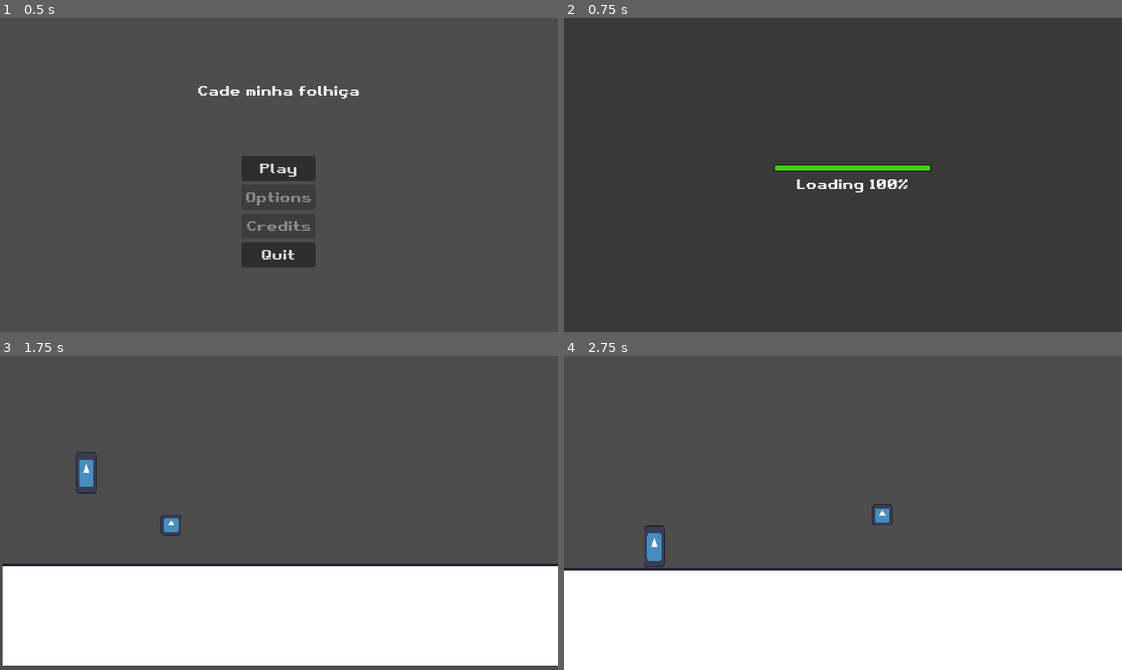
Above: before the commit, frames 1-4 (two rows, left to right).
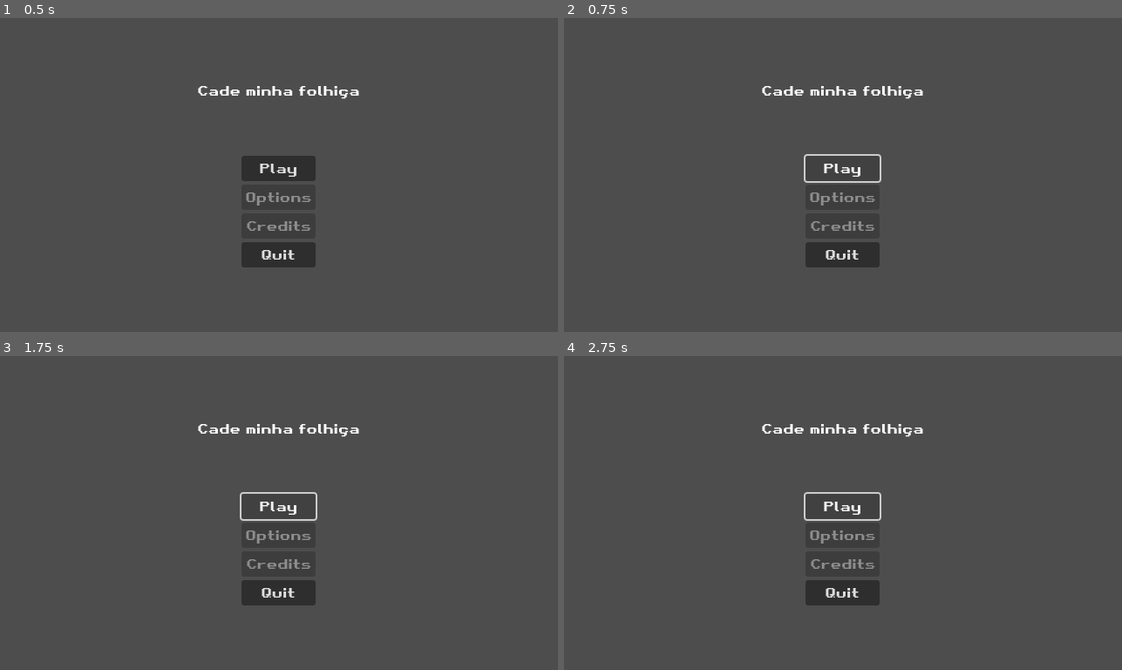
Above: after the commit, the same moments.

Repository: dyriusdev/cade_minha_folhica
Game: Godot game, scene res://src/scenes/gui/start_menu.tscn
Same seed, same stepped clock (60 frames per second), same inputs: the game is played once before the commit and once after it. The engine's default icon, where the game draws it, is replaced by a stand-in: a white triangle on a blue panel in a dark square.
Inputs (mouse positions are in pixels of both pictures, inside the frame that each line leads up to):
- Up to frame 1 (0.5 s): no input
- Up to frame 2 (0.75 s): click "Play" at 0.5 s
- Up to frame 3 (1.75 s): click (279, 506) at 1.25 s, where only the run after the commit has a clickable "Play"
- Up to frame 4 (2.75 s): hold D (walk_right) from 2.03 s (still down); tap Space (act_jump) at 2.27 s

Frame 1 is identical in both runs. In frame 2, 2.1% of the frame differs, in the area x 35-66%, y 21-77%; in frame 3, 34%; in frame 4, 34%, in the area x 0-100%, y 21-100%.
Error after the commit: Parse Error: Could not find type "Effect" in the current scope. (res://src/singletons/Events.gd:13)

Commit message:
Correção de pequenos erros

Diff:
--- a/src/classes/effects/Effect.gd
+++ /dev/null
@@ -1 +0,0 @@
-class_name Effect extends Node2D
--- a/src/classes/entities/Entity.gd
+++ /dev/null
@@ -1,78 +0,0 @@
-"""
-Classe que serve de base para todas as entidades
-"""
-class_name Entity extends CharacterBody2D
-
-@onready var gravity : int = ProjectSettings.get_setting("physics/2d/default_gravity")
-
-
-
-@export_group("Entity")
-@export var controllable : bool = false
-
-@export_subgroup("Physic")
-@export var gravity_influence : bool = true
-@export var acceleration : float = 0.5
-@export var friction : float = 0.25
-@export var knockback_modifier : float = 16
-@export var move_speed : int = 13
-@export var jump_speed : int = 300
-
-
-@export_subgroup("Animation")
-@export_node_path("Sprite2D") var sprite_path : NodePath = ""
-@export_node_path("AnimationPlayer") var anim_path : NodePath = ""
-@export_node_path("AnimationTree") var tree_path : NodePath = ""
-
-
-
-var is_alive : bool = true
-
-var can_move : bool = true
-var is_walking : bool = false
-var is_jumping : bool = false
-
-var last_direction : Vector2 = Vector2.ZERO
-
-func _ready() -> void:
-	pass
-
-func _physics_process(delta : float) -> void:
-	if is_alive:
-		if gravity_influence:
-			velocity.y += gravity * delta
-
-		if controllable or can_move:
-			move()
-	pass
-
-# Metodos base para todas as entidades
-
-func move() -> void:
-	move_and_slide()
-	pass
-
-func died() -> void:
-	is_alive = false
-	pass
-
-func apply_knockback(origin : Vector2) -> void:
-	var dir : Vector2 = origin.direction_to(global_position)
-	var strength : float = knockback_modifier * 2
-	global_position.x += dir.x * strength
-	pass
-
-func create_effect(packed : PackedScene, origin : Vector2 = global_position) -> Node2D:
-	if is_instance_valid(packed):
-		var effect = packed.instantiate()
-		Events.add_effect.emit(effect, origin)
-		return effect
-	return null
-
-func throw_projectile(packed : PackedScene, dir : Vector2) -> void:
-	var projectile : Projectile = create_effect(packed)
-	if is_instance_valid(projectile):
-		var projectile_rotation : float = dir.angle()
-		projectile.global_position = dir
-		projectile.rotation = projectile_rotation
-	pass
--- a/src/classes/entities/Hitbox.gd
+++ /dev/null
@@ -1,3 +0,0 @@
-class_name Hitbox extends Area2D
-
-@export var damage : int = 1
--- a/src/classes/entities/Hurtbox.gd
+++ /dev/null
@@ -1 +0,0 @@
-class_name Hurtbox extends Area2D
--- a/src/classes/entities/Projectile.gd
+++ /dev/null
@@ -1,27 +0,0 @@
-class_name Projectile extends Hitbox
-
-const SPEED : int = 100
-
-func _ready() -> void:
-	area_entered.connect(_on_area_entered)
-	body_entered.connect(_on_body_entered)
-	pass
-
-func _physics_process(delta : float) -> void:
-	var dir : Vector2 = Vector2.RIGHT.rotated(rotation)
-	global_position += SPEED * dir * delta
-	pass
-
-func destroy() -> void:
-	call_deferred("queue_free")
-	pass
-
-# Eventos
-
-func _on_area_entered(_area : Area2D) -> void:
-	destroy()
-	pass
-
-func _on_body_entered(_body : Node2D):
-	destroy()
-	pass
--- a/src/classes/utils/interactable.gd
+++ /dev/null
@@ -1,60 +0,0 @@
-@tool
-class_name Interactable extends Area2D
-
-@export var detect_body : bool :
-	set(value):
-		detect_body = value
-		detect_area = !value
-		setup_signals()
-
-@export var detect_area : bool :
-	set(value):
-		detect_area = value
-		detect_body = !value
-		setup_signals()
-
-@export var entered_method : String = ""
-@export var exited_method : String = ""
-
-func _ready() -> void:
-	add_to_group("interactive", true)
-	pass
-
-func setup_signals() -> void:
-	if detect_area:
-		area_entered.connect(_on_area_entered)
-		area_exited.connect(_on_area_exited)
-
-		body_entered.disconnect(_on_body_entered)
-		body_exited.disconnect(_on_body_exited)
-	elif detect_body:
-		body_entered.connect(_on_body_entered)
-		body_exited.connect(_on_body_exited)
-
-		area_entered.disconnect(_on_area_entered)
-		area_exited.disconnect(_on_area_exited)
-	pass
-
-func to_call(node, method) -> void:
-	if node.has_method(method):
-		node.call(method)
-	pass
-
-
-
-func _on_area_entered(node : Node2D) -> void:
-	to_call(node, entered_method)
-	pass
-
-func _on_area_exited(node : Node2D) -> void:
-	to_call(node, exited_method)
-	pass
-
-
-func _on_body_entered(node : Node2D) -> void:
-	to_call(node, entered_method)
-	pass
-
-func _on_body_exited(node : Node2D) -> void:
-	to_call(node, exited_method)
-	pass
--- a/src/scenes/characters/blob.tscn
+++ b/src/scenes/characters/blob.tscn
@@ -2,7 +2,7 @@
 
 [ext_resource type="Script" path="res://src/scenes/characters/blob.gd" id="1_bqtbp"]
 [ext_resource type="Texture2D" uid="uid://lfl563oflsoe" path="res://icon.svg" id="2_rkmeo"]
-[ext_resource type="Script" path="res://src/classes/entities/Hurtbox.gd" id="3_h1ni0"]
+[ext_resource type="Script" path="res://src/classes/entities/hurtbox.gd" id="3_h1ni0"]
 
 [sub_resource type="RectangleShape2D" id="RectangleShape2D_g0xry"]
 size = Vector2(128, 32)
--- a/src/scenes/objects/projectiles/projectile_test.tscn
+++ b/src/scenes/objects/projectiles/projectile_test.tscn
@@ -1,6 +1,6 @@
 [gd_scene load_steps=3 format=3 uid="uid://bweiuk6qfnurr"]
 
-[ext_resource type="Script" path="res://src/classes/entities/Projectile.gd" id="1_5d47i"]
+[ext_resource type="Script" path="res://src/classes/objects/projectile.gd" id="1_5d47i"]
 
 [sub_resource type="RectangleShape2D" id="RectangleShape2D_8lumi"]
 size = Vector2(16, 16)
--- a/src/scenes/test.gd
+++ b/src/scenes/test.gd
@@ -7,6 +7,8 @@
 	pass
 
 func add_effect(effect : Node2D, origin : Vector2) -> void:
+	Logger.event("Adding effect")
+
 	effect_container.call_deferred("add_child", effect)
 	effect.global_position = origin
 	pass
--- a/src/singletons/Globals.gd
+++ b/src/singletons/Globals.gd
@@ -5,3 +5,7 @@
 
 var loading_scene : PackedScene = preload("res://src/scenes/gui/loading.tscn")
 var next_scene = ""
+
+func _ready() -> void:
+	Logger.event("Starting game")
+	pass
